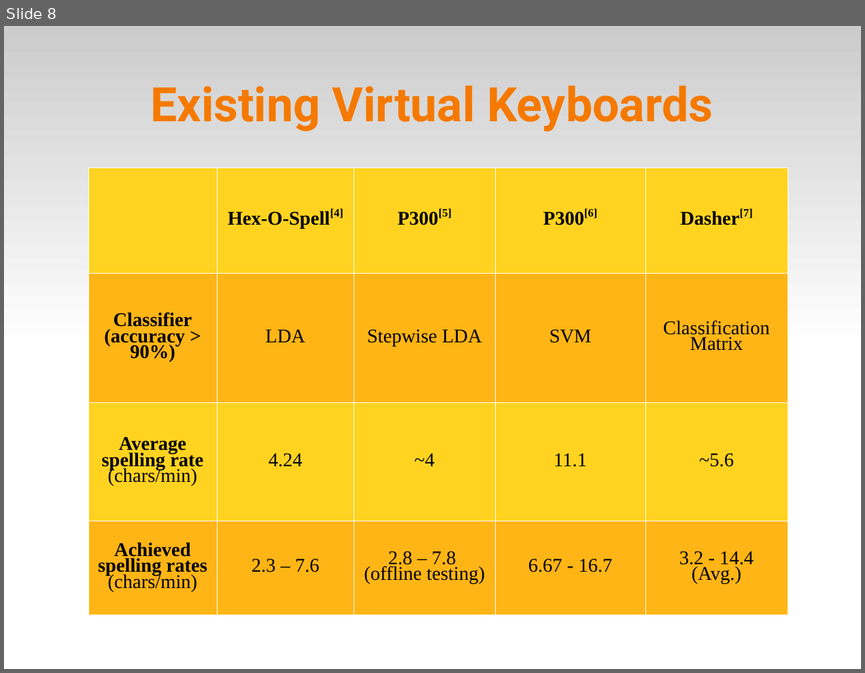
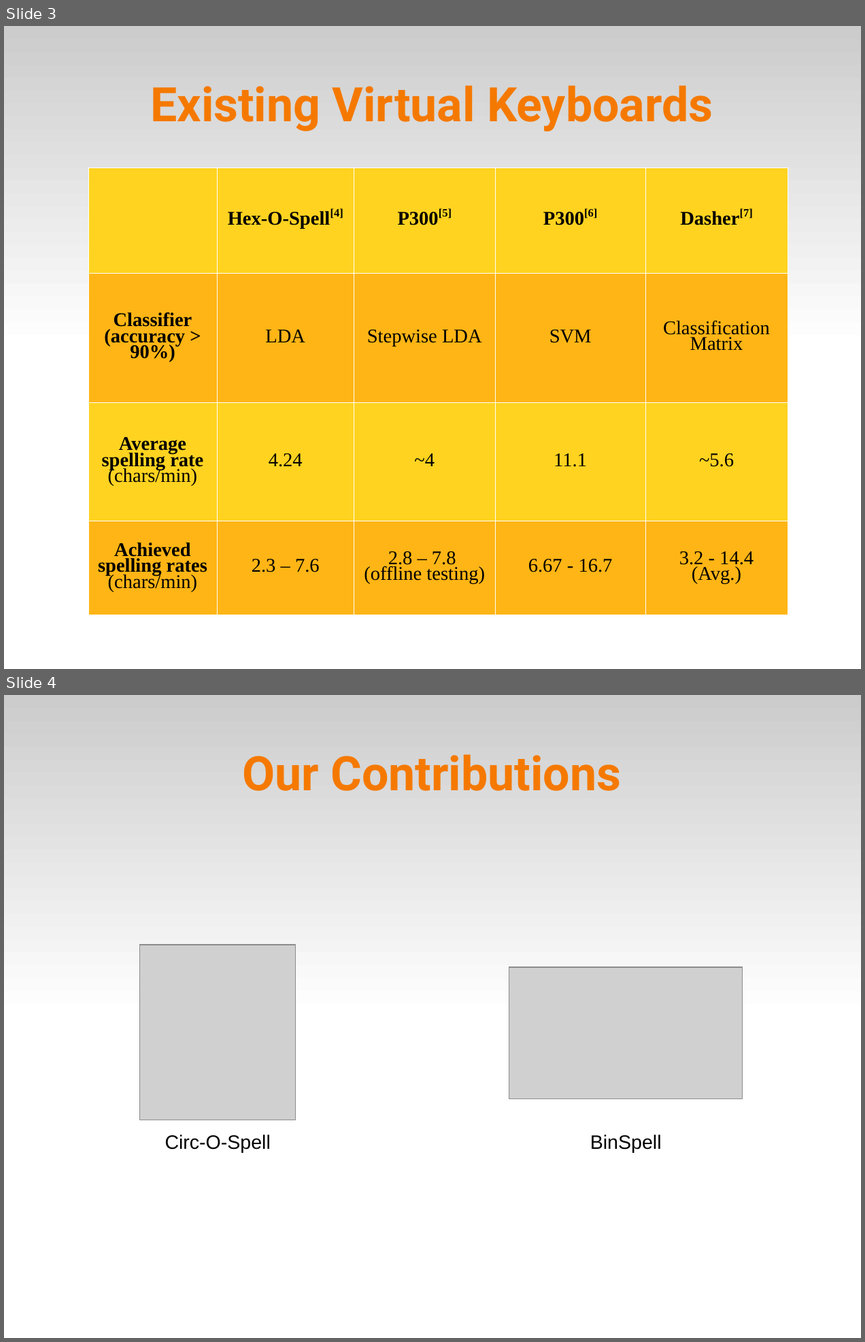
Before and after one commit to abdullah38rcc/BCI-Virtual-Keyboard, a slide deck: master's/docs/virtKey.ppt. Shown one above the other, each under a label of ours: slide 8 before the commit, slides 3 and 4 after it. The pictures are 865x673 and 865x1342 pixels, drawn with LibreOffice and Linux fonts; fonts in the diff are those of the drawing; grey boxes stand for pictures. Boxes give left, top, right and bottom in pixels: in the first picture for what was removed or moved away, otherwise in the second. Text is boxed around its words. In the diff, an @@ line names an element or a change of style, - is before the commit and + after.

```diff
--- a/master's/docs/virtKey.ppt
+++ b/master's/docs/virtKey.ppt
@@ slide 4 added at (4, 695, 861, 1338), background #FFFFFF; not listed: 1 template element that a slide beside it also shows @@
@@ title added at (242, 754, 621, 791), 44 pt, text #F57900, bold @@
+Our Contributions
@@ picture added at (139, 945, 296, 1119) @@
@@ picture added at (509, 967, 742, 1100) @@
@@ text added at (165, 1134, 271, 1153), 18 pt, text #000000 @@
+Circ-O-Spell
@@ text added at (590, 1134, 662, 1153), 18 pt, text #000000 @@
+BinSpell
@@ what was slide 8 is now slide 3 @@
```
Also in this commit, not shown: 7 slides changed, 2 other slides added.
